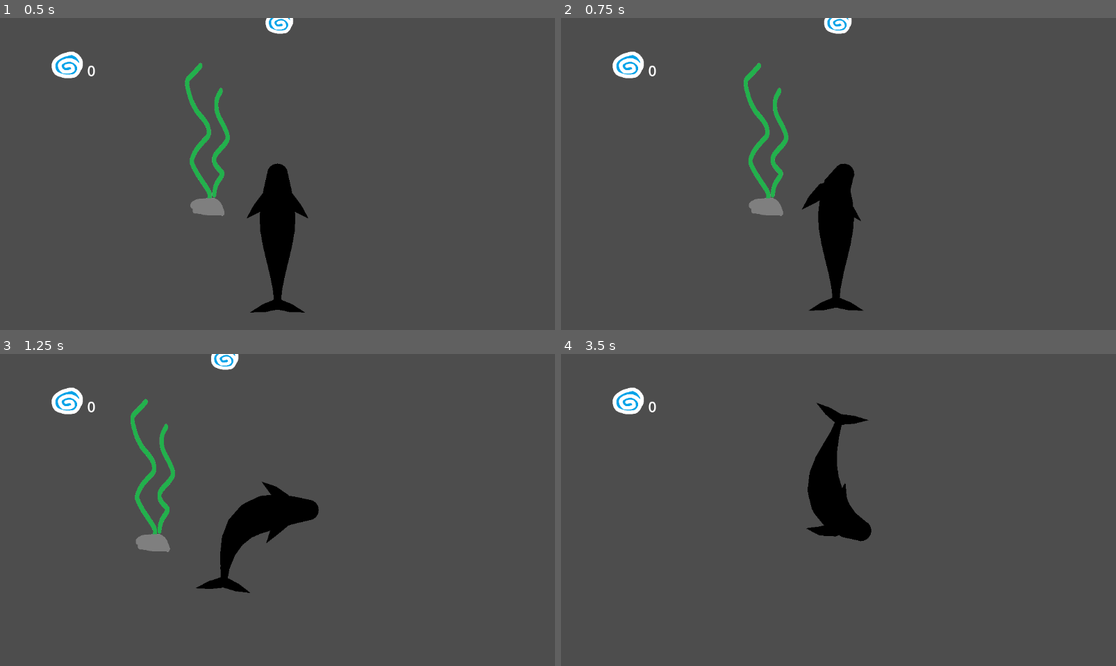
Above: before the commit, frames 1-4 (two rows, left to right).
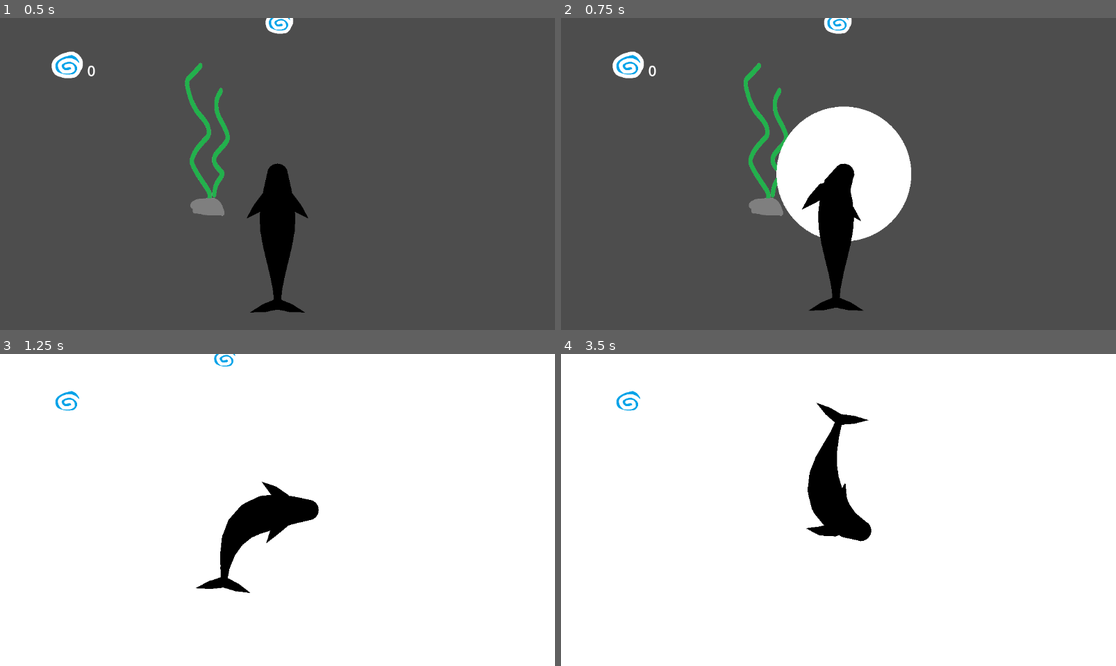
Above: after the commit, the same moments.

Repository: maedi05/whale-game-prototype
Game: Godot game, scene res://Scenes/test_level_1.tscn
Two runs of this game, one before a commit and one after it. Both use one fixed random seed, a clock stepped at 60 frames per second and the inputs below. The engine's default icon, where the game draws it, is replaced by a stand-in: a white triangle on a blue panel in a dark square.
Inputs (mouse positions are in pixels of both pictures, inside the frame that each line leads up to):
- Up to frame 1 (0.5 s): no input
- Up to frame 2 (0.75 s): tap Enter at 0.5 s; move the mouse to (960, 158) at 0.52 s; press the mouse at (960, 158) at 0.53 s; hold D (right) from 0.53 s (still down)
- Up to frame 3 (1.25 s): keep holding D (right); tap Space (jump) at 0.77 s
- Up to frame 4 (3.5 s): move the mouse to (727, 525) at 1.27 s; release the mouse at (727, 525) at 1.28 s; tap Ctrl (dash) at 1.35 s; tap Space (jump) at 1.52, 3.02 s; click (727, 525) at 1.55 s; move the mouse to (894, 441) at 2.02 s; release D (right) at 2.03 s; hold A (left) 2.03-2.78 s; hold Shift (run) 2.03-2.78 s; click (894, 441) at 2.3 s; move the mouse to (810, 572) at 2.77 s; hold D (right) from 2.78 s (still down); click (810, 572) at 2.85 s

Frame 1 is identical in both runs. In frame 2, 6.8% of the frame differs, in the area x 38-64%, y 28-72%; in frame 3, 97%; in frame 4, 97%, in the area x 0-100%, y 0-100%.

Commit message:
fixed bullets :>
potentially have to change "velocity_m" in the future in the movement script of the whale

Diff:
--- a/Scenes/whale.tscn
+++ b/Scenes/whale.tscn
@@ -25,8 +25,6 @@
 max_turn_speed = 3.5
 friction = 0.19
 max_speed = 270.0
-enable_bullets = false
-enable_circle_attack = false
 circle_max_radius = 500.0
 circle_grow_duration = 0.6
 circle_cooldown = 0.6
@@ -76,9 +74,6 @@
 zoom = Vector2(1.5, 1.5)
 position_smoothing_enabled = true
 
-[node name="bullet_mouth" type="Node2D" parent="." unique_id=1611926826]
-position = Vector2(0, -164)
-
 [node name="Sprite2D" type="Sprite2D" parent="." unique_id=1122029630]
 visible = false
 position = Vector2(-5.364418e-07, 0)
@@ -87,3 +82,5 @@
 
 [node name="CollisionShape2D" type="CollisionShape2D" parent="." unique_id=1528619751]
 shape = SubResource("CircleShape2D_d14bn")
+
+[node name="bullet_mouth" type="Node2D" parent="." unique_id=1611926826]
--- /dev/null
+++ b/Scripts/echo_circle.gd
@@ -0,0 +1,57 @@
+extends Node2D
+
+@export var circle_color: Color = Color.WHITE
+@export var max_radius: float = 200.0
+@export var grow_duration: float = 3.0
+@export var fade_duration: float = 1.0
+@export var cooldown_time: float = 1.0
+
+# Use a setter to redraw whenever radius changes
+var current_radius: float = 0.0:
+	set(value):
+		current_radius = value
+		queue_redraw()
+
+var is_animating: bool = false
+var can_trigger: bool = true
+var cooldown_timer: Timer
+
+func _ready():
+	modulate.a = 0.0          # start invisible
+	current_radius = 0.0
+
+	cooldown_timer = Timer.new()
+	cooldown_timer.one_shot = true
+	add_child(cooldown_timer)
+	cooldown_timer.timeout.connect(_on_cooldown_finished)
+
+func _draw():
+	draw_circle(Vector2.ZERO, current_radius, circle_color)
+
+func _input(event):
+	if event.is_action_pressed("shoot") and can_trigger:
+		start_animation()
+
+func start_animation():
+	can_trigger = false       # block new inputs immediately
+	is_animating = true
+	modulate.a = 1.0          # become fully visible
+	current_radius = 0.0      # reset radius
+
+	var tween = create_tween()
+	# Grow
+	tween.tween_property(self, "current_radius", max_radius, grow_duration)\
+		 .set_trans(Tween.TRANS_QUAD)
+	# Fade out
+	tween.tween_property(self, "modulate:a", 0.0, fade_duration)\
+		 .set_delay(0.1)
+	# Start cooldown after fade finishes
+	tween.tween_callback(start_cooldown)
+
+func start_cooldown():
+	is_animating = false
+	cooldown_timer.start(cooldown_time)
+
+func _on_cooldown_finished():
+	can_trigger = true
+	# Optional: you can also reset radius here, but it's already reset on next trigger
--- a/whale.gd
+++ b/whale.gd
@@ -1,4 +1,4 @@
-extends Node2D
+extends CharacterBody2D
 
 # ---- Nodes ----
 @onready var body: Line2D = $body
@@ -32,7 +32,7 @@
 @export var circle_cooldown: float = 1.0
 @export var circle_attach_point: int = 0
 
-var velocity: Vector2 = Vector2.ZERO
+var velocity_m: Vector2 = Vector2.ZERO
 var heading: Vector2 = Vector2.UP
 
 # Bullet stuff
@@ -202,7 +202,7 @@
 	var angle_to_mouse = (mouse_pos - global_position).angle()
 
 	bullet.dir = angle_to_mouse
-	bullet.pos = $Node2D.global_position
+	bullet.pos = $bullet_mouth.global_position
 	bullet.rota = angle_to_mouse
 	get_parent().add_child(bullet)
 
Not shown, added: Scripts/echo_circle.gd.uid
